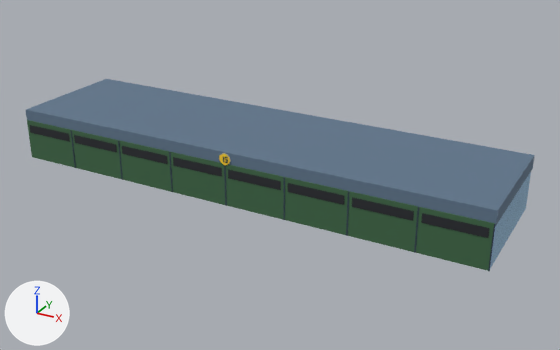
The glTF model airport-cyxd/PackageSources/modelLib/cyxd_hangar15_wing/cyxd_hangar15_wing.gltf as it was, and as the next commit left it.
Rendered twice from a camera (50 mm lens) standing at (41.1, -70.3, 36.4) and looking at (2.3, 0.2, 1.1). Every picture has the same lights, and +X, +Y and +Z are marked at lower left. The first picture is the older version. Vertices at exactly the same position are counted once.

The first picture shows 'cyxd_hangar15_wing'.
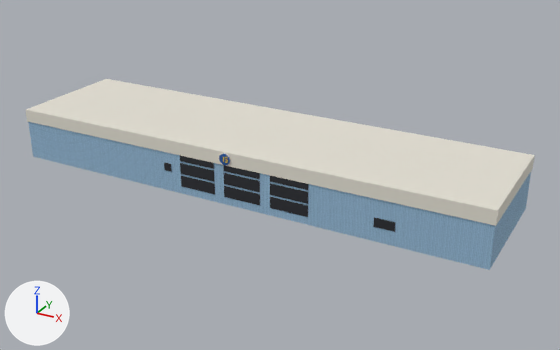
Where the change shows, as pixel boxes (x1, y1, x2, y2) in the pictures (560 x 350 px; the box of a moved part takes in the faces that stretch with it):
'cyxd_hangar15_wing', reshaped: before (26, 79, 535, 271); after (26, 79, 535, 270)
part 1 of me_cyxd_hangar15_wing, moved or reshaped: before (169, 152, 173, 192); after (164, 162, 172, 172)
part 2 of me_cyxd_hangar15_wing, deleted: before (30, 125, 495, 271)
part 3 of me_cyxd_hangar15_wing, deleted (green): before (27, 120, 495, 271)
part 4 of me_cyxd_hangar15_wing, cut back: before (173, 157, 281, 190); after (180, 156, 308, 217)
part 5 of me_cyxd_hangar15_wing, added: after (373, 218, 395, 232)
part 6 of me_cyxd_hangar15_wing, surface changed (blue to white): (26, 79, 535, 226) in both

The change, as a diff of the scene's bpy script:
```diff
--- a/airport-cyxd/PackageSources/modelLib/cyxd_hangar15_wing/cyxd_hangar15_wing.gltf.py
+++ b/airport-cyxd/PackageSources/modelLib/cyxd_hangar15_wing/cyxd_hangar15_wing.gltf.py
@@ img_cyxd_shingle_grey_png @@
+img_cyxd_shingle_grey_png = load_image('cyxd_shingle_grey.png', '../texture/cyxd_shingle_grey.png', 128, 128, 'sRGB')
@@ mat_cyxd_shingle_grey @@
+mat_cyxd_shingle_grey = principled_material('cyxd_shingle_grey')
+mat_cyxd_shingle_grey.texture = img_cyxd_shingle_grey_png
+mat_cyxd_shingle_grey.roughness = 0.9
@@ me_cyxd_hangar15_wing @@
 # used by ob_cyxd_hangar15_wing; location = (0.0, 0.0, 0.0)
 # verts and faces of me_cyxd_hangar15_wing; kept vertices keep their numbers, new ones are numbered from 214
 # before: 8 (28.2, -7.2, 4.8) at pixel (495, 223), 9 (-28.2, -7.2, 4.8) at pixel (28, 119), 10 (-28.2, -7.2, 0.0) at pixel (33, 156), 11 (28.2, -7.2, 0.0) at pixel (489, 269), 12 (28.2, -7.4, 0.0) at pixel (488, 270)
 # before: 13 (-28.2, -7.4, 0.0) at pixel (31, 157), 14 (-28.2, -7.4, 4.8) at pixel (26, 120), 15 (28.2, -7.4, 4.8) at pixel (494, 223)
-me_cyxd_hangar15_wing.from_pydata(...)  # 214 vertices, 264 faces; spans x -28.4..28.4, y -7.6..7.3, z 0.0..6.1
+me_cyxd_hangar15_wing.from_pydata(...)  # 160 vertices, 188 faces; spans x -28.4..28.4, y -7.6..7.3, z 0.0..6.1
+# me_cyxd_hangar15_wing part 1: the loose piece of 8 vertices spanning x -7.1..-7.0, y -7.5..-7.4, z 0.0..4.8 is scaled about its middle by (7.5, 1.2, 0.187), then moved by (-0.5, 0.2, 0.4)
+# me_cyxd_hangar15_wing part 2: 13 loose pieces with 80 vertices, spanning x -27.9..28.3, y -7.5..-7.4, z 0.0..4.8, are deleted
+# me_cyxd_hangar15_wing part 3
+delete_vertices([8, 9, *range(12, 16)])  # with the faces that use them
+# me_cyxd_hangar15_wing part 4
+# 8 vertices are removed from x -6.7..6.7, y -7.5, z 3.3..4.3
+# 4 faces are deleted
+# 18 vertices are added at x -5.9..5.3, y -7.3, z 0.9..5.2
+# 18 new vertices lie (4.4, 0.0, 0.0) away from vertices in x -5.9..5.3, y -7.3, z 0.9..5.2
+# 18 new faces join them, mat_cyxd_flat (picture img_cyxd_palette_png)
+# me_cyxd_hangar15_wing part 5
+verts[250] = (19.0, -7.3, 1.6)  # pixel (394, 231)
+verts[251] = (16.8, -7.3, 1.6)  # pixel (373, 226)
+verts[252] = (16.8, -7.3, 2.6)  # pixel (373, 217)
+verts[253] = (19.0, -7.3, 2.6)  # pixel (395, 222)
+faces += [(250, 252, 251), (250, 253, 252)]  # mat_cyxd_flat (picture img_cyxd_palette_png)
+# me_cyxd_hangar15_wing part 6: 134 kept faces spanning x -28.4..28.4, y -7.6..7.3, z 4.6..6.1 get new texture (UV) coordinates
 me_cyxd_hangar15_wing.materials.append(mat_cyxd_flat)
@@ me_cyxd_hangar15_wing @@
 me_cyxd_hangar15_wing.materials.append(mat_cyxd_ribbed_blue)
+me_cyxd_hangar15_wing.materials.append(mat_cyxd_shingle_grey)  # picture img_cyxd_shingle_grey_png
```
